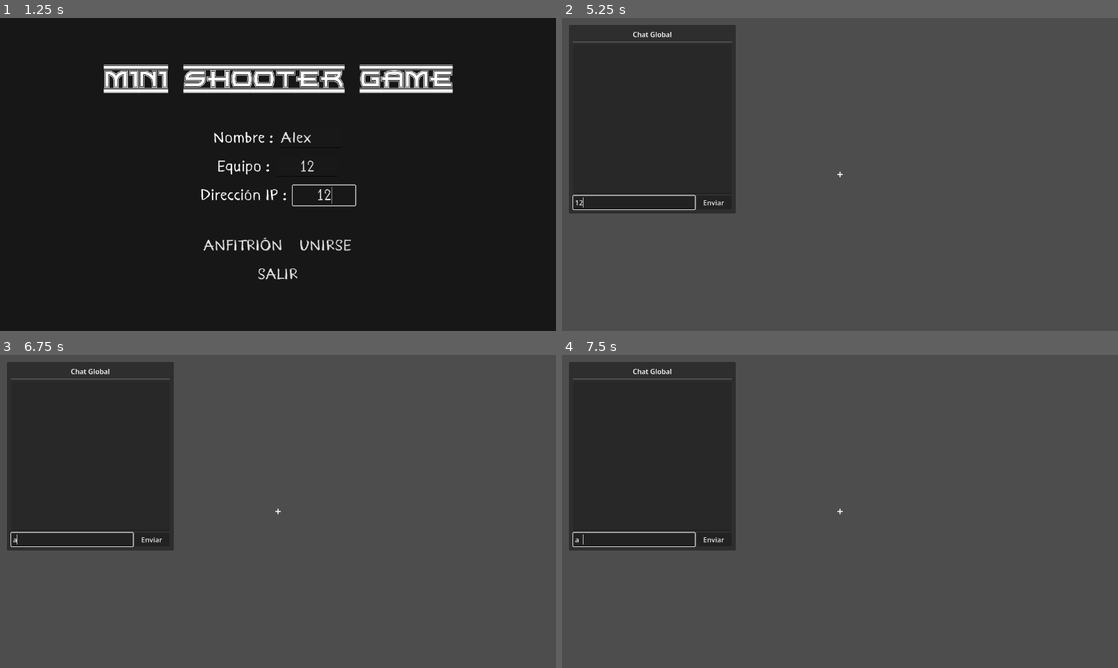
Above: before the commit, frames 1-4 (two rows, left to right).
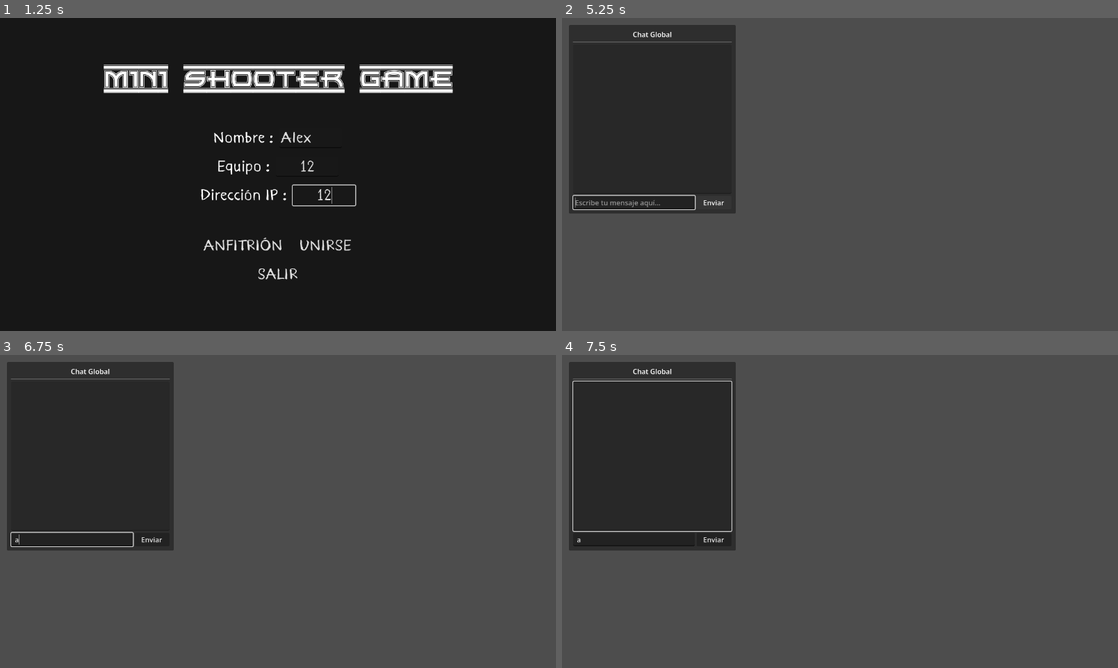
Above: after the commit, the same moments.

Repository: paulroddz100/shooter-game
Game: Godot game, scene res://scenes/level/level.tscn
Same seed, same stepped clock (60 frames per second), same inputs: the game is played once before the commit and once after it.
Inputs (mouse positions are in pixels of both pictures, inside the frame that each line leads up to):
- Up to frame 1 (1.25 s): click (311, 136) at 0.52 s; type "Alex" at 0.6 s; click (305, 168) at 0.75 s; type "12" at 0.83 s; click (322, 196) at 0.98 s; type "12" at 1.07 s
- Up to frame 2 (5.25 s): click "ANFITRIÓN" at 1.25 s; tap Enter at 2, 3.5 s; move the mouse to (962, 158) at 2.02 s; hold D (move_right) 2.03-2.75 s; hold Shift (shift) 2.03-2.75 s; click (962, 158) at 2.17 s; tap Space (jump) at 2.27, 2.75 s; drag from (728, 190) to (812, 237) at 2.77 s; move the mouse to (895, 105) at 3.52 s; hold D (move_right) 3.53-4.25 s; hold Ctrl (toggle_chat) 3.53-4.25 s; click (634, 202) at 4.27 s; type "12" at 4.35 s; click "Enviar" at 5 s
- Up to frame 3 (6.75 s): tap Space (jump) at 5.75 s; drag from (250, 574) to (111, 464) at 5.77 s; tap Enter at 6.5 s; move the mouse to (444, 558) at 6.52 s; hold A (move_left) from 6.53 s (still down); hold Shift (shift) from 6.53 s (still down)
- Up to frame 4 (7.5 s): tap Space (jump) at 6.77, 7.25 s; release A (move_left) at 7.25 s; release Shift (shift) at 7.25 s; drag from (673, 464) to (756, 433) at 7.27 s

Frame 1 is identical in both runs. In frame 2, 0.1% of the frame differs, in the area x 2-51%, y 49-61%; in frame 3, less than 0.1%; in frame 4, 0.4%, in the area x 1-51%, y 8-62%.
Error before the commit: Invalid access to property or key '1' on a base object of type 'Dictionary'. (res://scripts/level.gd:134)
Error after the commit: Parse Error: Could not find type "Item" in the current scope. (res://scripts/item_database.gd:8)

Commit message:
Prueba de uso

Diff:
--- a/scenes/level/level.tscn
+++ b/scenes/level/level.tscn
@@ -12,7 +12,7 @@
 size = Vector2(60, 60)
 
 [sub_resource type="StandardMaterial3D" id="StandardMaterial3D_o02aj"]
-albedo_color = Color(0, 0.37254903, 0.17254902, 1)
+albedo_color = Color(0, 0.4627451, 0.17254902, 1)
 
 [sub_resource type="BoxShape3D" id="BoxShape3D_x3h1o"]
 size = Vector3(90, 0.05, 90)
--- a/scenes/obj/edificios/hogar.tscn
+++ b/scenes/obj/edificios/hogar.tscn
@@ -1,7 +1,6 @@
 [gd_scene format=3 uid="uid://dlgqbm1vbd2gg"]
 
 [sub_resource type="StandardMaterial3D" id="StandardMaterial3D_oiiwr"]
-albedo_color = Color(0.52156866, 1, 1, 1)
 
 [sub_resource type="BoxMesh" id="BoxMesh_oiiwr"]
 material = SubResource("StandardMaterial3D_oiiwr")
--- a/scripts/item.gd
+++ b/scripts/item.gd
@@ -1,55 +1 @@
-class_name Item
-extends Resource
-
-@export var id: String = ""
-@export var name: String = ""
-@export var description: String = ""
-@export var icon: Texture2D
-
-@export var stackable: bool = true
-@export var max_stack: int = 99
-
-@export var item_type: ItemType = ItemType.MISC
-@export var rarity: ItemRarity = ItemRarity.COMMON
-@export var value: int = 0
-
-enum ItemType {
-	WEAPON,
-	ARMOR,
-	CONSUMABLE,
-	TOOL,
-	MISC
-}
-
-enum ItemRarity {
-	COMMON,
-	UNCOMMON,
-	RARE,
-	EPIC,
-	LEGENDARY
-}
-
-func to_dict() -> Dictionary:
-	return {
-		"id": id,
-		"name": name,
-		"description": description,
-		"stackable": stackable,
-		"max_stack": max_stack,
-		"item_type": item_type,
-		"rarity": rarity,
-		"value": value
-	}
-
-func from_dict(data: Dictionary) -> void:
-	id = data.get("id", "")
-	name = data.get("name", "")
-	description = data.get("description", "")
-	stackable = data.get("stackable", true)
-	max_stack = data.get("max_stack", 99)
-	item_type = data.get("item_type", ItemType.MISC)
-	rarity = data.get("rarity", ItemRarity.COMMON)
-	value = data.get("value", 0)
-
-func can_stack_with(other_item: Item) -> bool:
-	return stackable && other_item.stackable && id == other_item.id
+var HOLA_MATA
